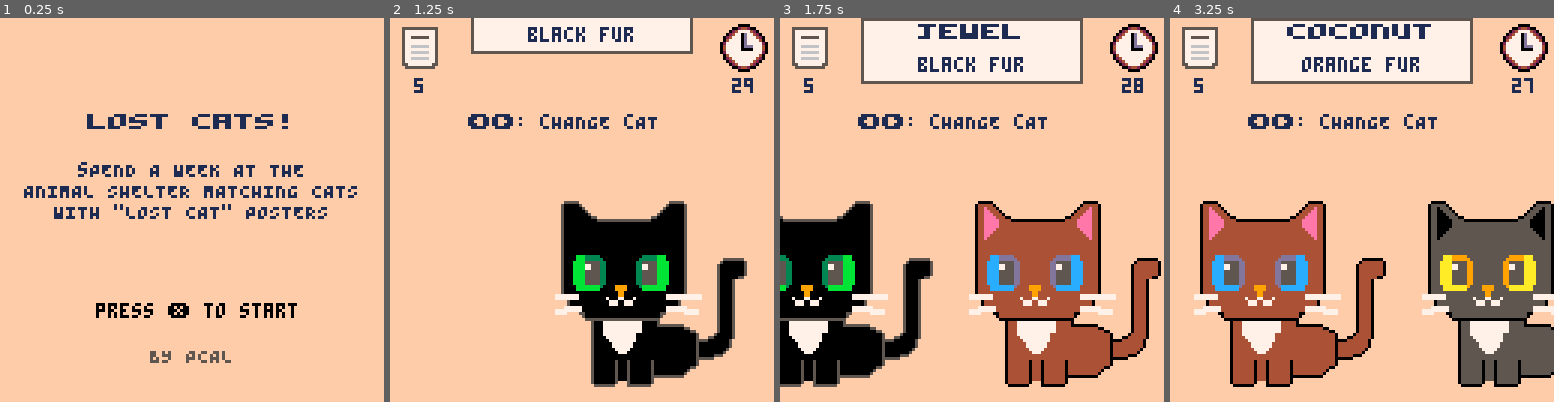
Above: before the commit, frames 1-4 (left to right).
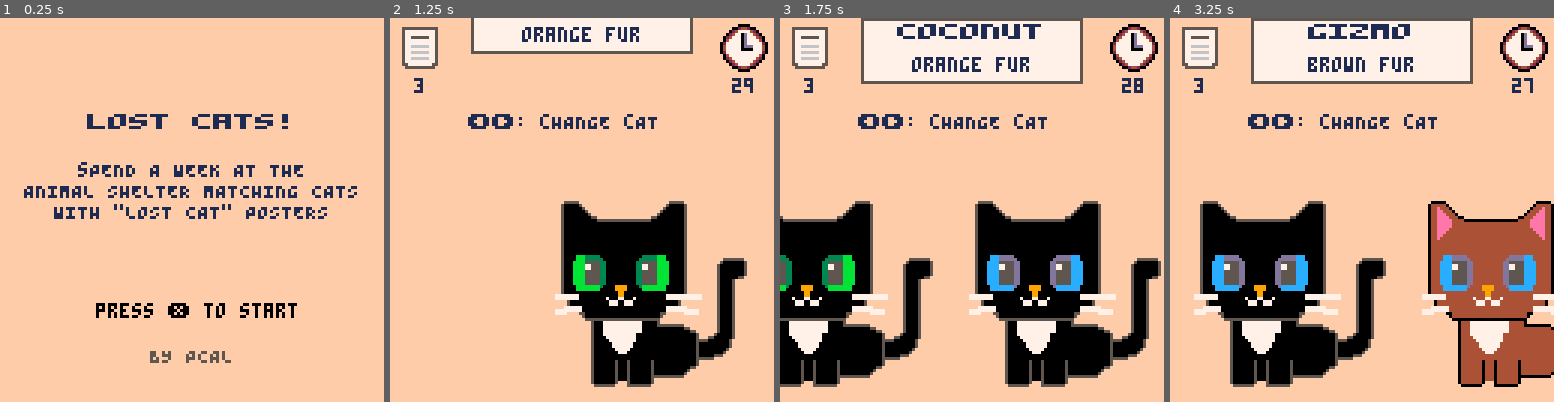
Above: after the commit, the same moments.

Repository: pcal43/pico8-papurrs-please
Game: PICO-8 cartridge pico8-home/carts/lost-cats.p8
The game is run twice, just before and just after one commit, with the same random seed, the same clock (stepped at 60 frames per second) and the same inputs.
Inputs:
- Up to frame 1 (0.25 s): no input
- Up to frame 2 (1.25 s): tap X (X key) at 0.33, 1.07 s; tap O (Z key) at 0.7 s
- Up to frame 3 (1.75 s): hold Right from 1.6 s (still down); tap O (Z key) at 1.7 s
- Up to frame 4 (3.25 s): tap X (X key) at 1.85, 2.97 s; release Right at 2.1 s; tap O (Z key) at 2.1, 2.5, 2.9 s; hold Up 2.15-2.42 s; hold Right 2.47-3.03 s; hold Left from 3.08 s (still down)

Frame 1 is identical in both runs. In frame 2, 0.4% of the frame differs, in the area x 6-65%, y 2-18%; in frame 3, 13%; in frame 4, 23%, in the area x 6-100%, y 1-97%.

Commit message:
checkpoint

Diff:
--- a/pico8-home/carts/src/GameScreen.lua
+++ b/pico8-home/carts/src/GameScreen.lua
@@ -379,44 +379,20 @@
 -- and the 'count' reduced to the point where the constraints can be satisfied.
 
 function generatePostersAndCats(count, minTraits, maxTraits, posterTraitKeys)
---    requireArray(posterTraitKeys)
-    --requireNonNil(count)
-    --requireNonNil(minTraits)
-    --requireNonNil(maxTraits)
-    printh("generatePosters".." x "..tostr(count).." x "..tostr(minTraits).." x "..tostr(maxTraits))
-    minTraits = requireNonNil(minTraits)
-    maxTraits = requireNonNil(maxTraits)
-    posterTraitKeys = requireNonNil(posterTraitKeys)
+    printh("generatePosters x "..tostr(count).." traits "..tostr(minTraits).."-"..tostr(maxTraits))
 
     local posters = {}
     local cats = {}
-
-    -- Calculate maximum possible unique combinations
-    local maxCombos = 1
-    for i = 1, #TraitKeys do
-        local traitKey = TraitKeys[i]
-        maxCombos = maxCombos * #TraitValues[traitKey]
-    end
-
-    -- Reduce count if we don't have enough unique combinations
-    if count > maxCombos then
-        printh("reducing count from "..count.." to "..maxCombos.." (max unique combinations)")
-        count = maxCombos
-    end
-
-    -- Get n unique integers to use as indices for cat names
     local name_indeces = pickUniqueIntegers(count, 1, CAT_NAME_COUNT)
 
-    -- Generate unique cat trait combinations
-    local usedCatCombos = {}  -- track cat combinations as strings
-    local usedPosterCombos = {}  -- track poster combinations as strings
+    -- Step 1: Generate unique cats with random trait combinations
+    local usedCatCombos = {}
     local attempts = 0
-    local maxAttempts = count * 100
+    local maxAttempts = count * 50
 
     while #cats < count and attempts < maxAttempts do
-        attempts = attempts + 1
-
-        -- Generate random cat trait combination
+        attempts += 1
+
         local catTraits = {}
         local catComboKey = ""
         for i = 1, #TraitKeys do
@@ -427,52 +403,60 @@
             catComboKey = catComboKey..traitKey..":"..idx..","
         end
 
-        -- Check if this cat combination is unique
         if not usedCatCombos[catComboKey] then
-            -- Try multiple poster configurations for this cat
-            local posterAttempts = 0
-            local maxPosterAttempts = MAX_POSTER_CONFIG_ATTEMPTS
-            local foundValidPoster = false
-
-            while not foundValidPoster and posterAttempts < maxPosterAttempts do
-                posterAttempts = posterAttempts + 1
-
-                -- Try different numbers of traits and selections
-                local numTraits = minTraits + flr(rnd(maxTraits - minTraits + 1))
-                -- Pick numTraits random keys from posterTraitKeys
-                local availableKeys = {}
-                for i = 1, #posterTraitKeys do
-                    add(availableKeys, posterTraitKeys[i])
-                end
-                local traitKeys = {}
-                for i = 1, numTraits do
-                    if #availableKeys > 0 then
-                        local idx = flr(rnd(#availableKeys)) + 1
-                        add(traitKeys, availableKeys[idx])
-                        del(availableKeys, availableKeys[idx])
-                    end
-                end
-
-                -- build poster traits by copying from cat
-                local posterTraits = {}
-                local posterComboKey = ""
-                for j = 1, #traitKeys do
-                    local traitKey = traitKeys[j]
-                    posterTraits[traitKey] = catTraits[traitKey]
-                    -- build unique key for this poster
-                    local val = catTraits[traitKey]
-                    posterComboKey = posterComboKey..traitKey..":"..val.name..","
-                end
-
-                -- Check if this poster combination is unique
-                if not usedPosterCombos[posterComboKey] then
-                    -- Now check bidirectional uniqueness:
-                    -- 1. This poster should not match any existing cat
-                    -- 2. This cat should not match any existing poster
-                    local isUnique = true
-
-                    -- Check if this poster would match any existing cat
-                    for i = 1, #cats do
+            usedCatCombos[catComboKey] = true
+            add(cats, Cat.new(TUXEDO_CAT, catTraits))
+        end
+    end
+
+    if #cats < count then
+        printh("warning: only generated "..#cats.." unique cats (requested "..count..")")
+        count = #cats
+    end
+
+    -- Step 2: For each cat, create a poster that matches only that cat
+    local usedPosterCombos = {}
+
+    for catIndex = 1, #cats do
+        local cat = cats[catIndex]
+        local foundValidPoster = false
+        local posterAttempts = 0
+        local maxPosterAttempts = 100
+
+        while not foundValidPoster and posterAttempts < maxPosterAttempts do
+            posterAttempts += 1
+
+            -- Pick random number of traits and random trait keys
+            local numTraits = minTraits + flr(rnd(maxTraits - minTraits + 1))
+            local availableKeys = {}
+            for i = 1, #posterTraitKeys do
+                add(availableKeys, posterTraitKeys[i])
+            end
+
+            local selectedKeys = {}
+            for i = 1, numTraits do
+                if #availableKeys > 0 then
+                    local idx = flr(rnd(#availableKeys)) + 1
+                    add(selectedKeys, availableKeys[idx])
+                    del(availableKeys, availableKeys[idx])
+                end
+            end
+
+            -- Build poster traits from this cat's traits
+            local posterTraits = {}
+            local posterComboKey = ""
+            for i = 1, #selectedKeys do
+                local traitKey = selectedKeys[i]
+                posterTraits[traitKey] = cat.traits[traitKey]
+                posterComboKey = posterComboKey..traitKey..":"..cat.traits[traitKey].name..","
+            end
+
+            -- Check if this poster combo is unique
+            if not usedPosterCombos[posterComboKey] then
+                -- Check if this poster would accidentally match any OTHER cat
+                local matchesOtherCat = false
+                for i = 1, #cats do
+                    if i != catIndex then
                         local otherCat = cats[i]
                         local matches = true
                         for traitKey, traitValue in pairs(posterTraits) do
@@ -482,52 +466,29 @@
                             end
                         end
                         if matches then
-                            isUnique = false
+                            matchesOtherCat = true
                             break
                         end
                     end
-
-                    -- Check if this cat would match any existing poster
-                    if isUnique then
-                        for i = 1, #posters do
-                            local otherPoster = posters[i]
-                            local matches = true
-                            for traitKey, traitValue in pairs(otherPoster.traits) do
-                                if catTraits[traitKey] != traitValue then
-                                    matches = false
-                                    break
-                                end
-                            end
-                            if matches then
-                                isUnique = false
-                                break
-                            end
-                        end
-                    end
-
-                    if isUnique then
-                        usedCatCombos[catComboKey] = true
-                        usedPosterCombos[posterComboKey] = true
-                        add(cats, Cat.new(TUXEDO_CAT, catTraits))
-
-                        local catIndex = #cats
-                        local name = requireNonNil(get_cat_name(name_indeces[catIndex]), "nil cat name")
-                        add(posters, Poster.new(name, name_indeces[catIndex] < CAT_NAME_FIRST_MALE, posterTraits))
-                        foundValidPoster = true
-                    end
-                end
-            end
-        end
-    end
-
-    -- Report if we couldn't generate enough unique pairs
-    if #cats < count then
-        printh("could only generate "..#cats.." unique cat/poster pairs (requested "..count..")")
+                end
+
+                if not matchesOtherCat then
+                    usedPosterCombos[posterComboKey] = true
+                    local name = requireNonNil(get_cat_name(name_indeces[catIndex]), "nil cat name")
+                    add(posters, Poster.new(name, name_indeces[catIndex] < CAT_NAME_FIRST_MALE, posterTraits))
+                    foundValidPoster = true
+                end
+            end
+        end
+
+        if not foundValidPoster then
+            printh("error: couldn't create valid poster for cat "..catIndex)
+        end
     end
 
     -- Shuffle cats so they're not in the same order as posters
     shuffleArray(cats)
 
-    printh("generateposters END")
+    printh("generated "..#cats.." cats and "..#posters.." posters")
     return posters, cats
 end
